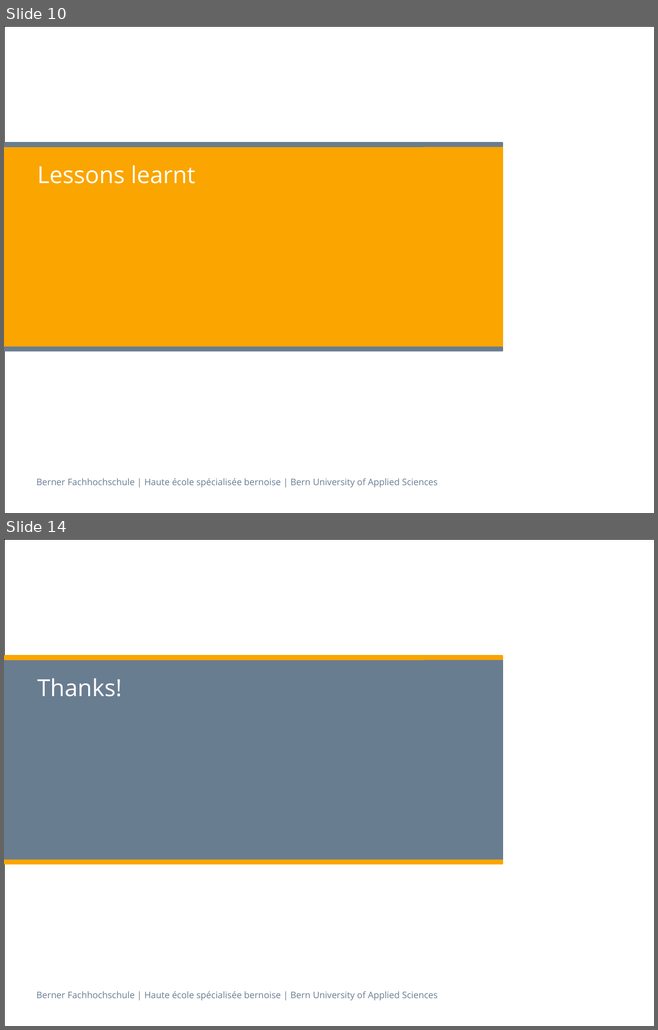
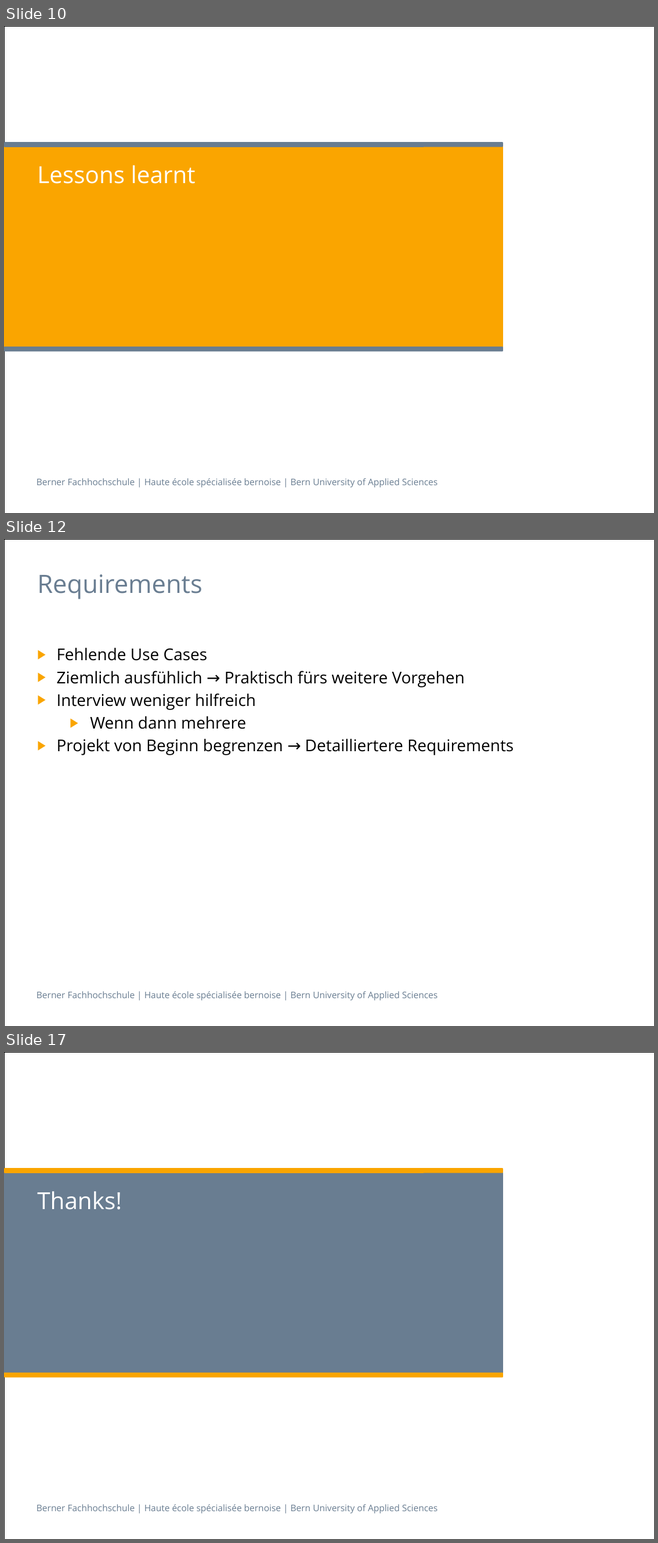
Before and after one commit to isels1/ch.bfh.btx8081.w2015.blue, a slide deck: doc/task14/Task14.pptx. Shown one above the other, each under a label of ours: slides 10 and 14 before the commit, slides 10, 12 and 17 after it; the slides between them are not shown. The pictures are 658x1030 and 658x1543 pixels, drawn with LibreOffice and Linux fonts; fonts in the diff are those of the drawing. Boxes give left, top, right and bottom in pixels: in the first picture for what was removed or moved away, otherwise in the second. Text is boxed around its words. In the diff, an @@ line names an element or a change of style, - is before the commit and + after.

```diff
--- a/doc/task14/Task14.pptx
+++ b/doc/task14/Task14.pptx
@@ slide 12 added at <box>4,539,654,1026</box>, background #FFFFFF; not listed: 2 template elements that a slide beside it also shows @@
@@ title added at <box>37,574,202,599</box>, 28 pt, text #697D91 @@
+Requirements
@@ text added at <box>57,647,513,755</box>, 18 pt, text #000000 @@
+▶ Fehlende Use Cases
+▶ Ziemlich ausfühlich → Praktisch fürs weitere Vorgehen
+▶ Interview weniger hilfreich
+  ▶ Wenn dann mehrere
+▶ Projekt von Beginn begrenzen → Detailliertere Requirements
@@ what was slide 14 is now slide 17 @@
```
Also in this commit, not shown: 2 slides changed, 3 other slides added, 1 slide removed.
